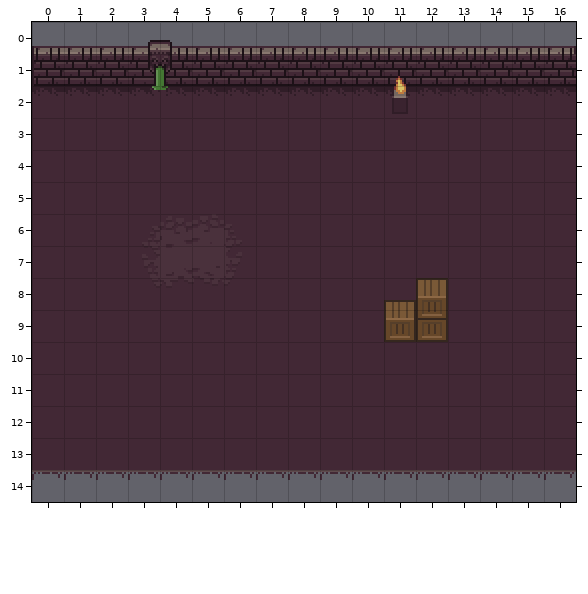
Two states of a Tiled map, res/level.tmx. Above is the file before it was changed.
Cells are 16x16 px. Shown: x 0..16, y 0..14.
And afterwards:
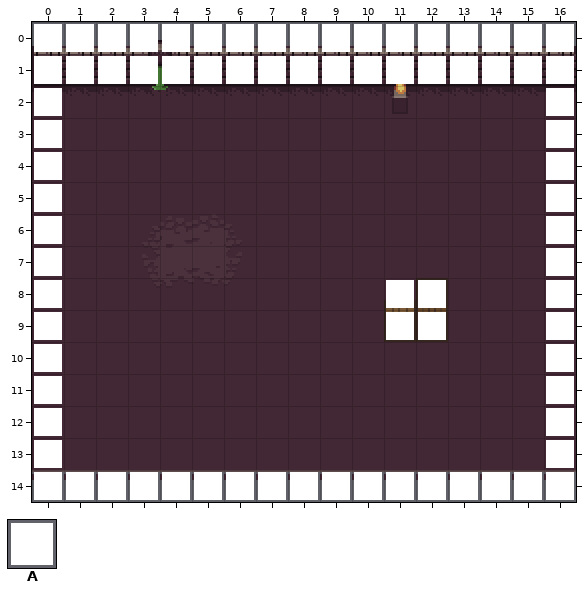
Key: from "main": A 148.
_ is an empty cell.
Tiles of an added or newly shown layer are drawn over the layers below it.
Edits made:
{"where": "layer \"agent mask\" (now shown)"}
{"y":0,"x":0,"old":"_________________","new":"AAAAAAAAAAAAAAAAA"}
{"y":1,"x":0,"old":"_________________","new":"AAAAAAAAAAAAAAAAA"}
{"y":2,"x":0,"old":"_","new":"A"}
{"y":2,"x":16,"old":"_","new":"A"}
{"y":3,"x":0,"old":"_","new":"A"}
{"y":3,"x":16,"old":"_","new":"A"}
{"y":4,"x":0,"old":"_","new":"A"}
{"y":4,"x":16,"old":"_","new":"A"}
{"y":5,"x":0,"old":"_","new":"A"}
{"y":5,"x":16,"old":"_","new":"A"}
{"y":6,"x":0,"old":"_","new":"A"}
{"y":6,"x":16,"old":"_","new":"A"}
{"y":7,"x":0,"old":"_","new":"A"}
{"y":7,"x":16,"old":"_","new":"A"}
{"y":8,"x":0,"old":"_","new":"A"}
{"y":8,"x":11,"old":"__","new":"AA"}
{"y":8,"x":16,"old":"_","new":"A"}
{"y":9,"x":0,"old":"_","new":"A"}
{"y":9,"x":11,"old":"__","new":"AA"}
{"y":9,"x":16,"old":"_","new":"A"}
{"y":10,"x":0,"old":"_","new":"A"}
{"y":10,"x":16,"old":"_","new":"A"}
{"y":11,"x":0,"old":"_","new":"A"}
{"y":11,"x":16,"old":"_","new":"A"}
{"y":12,"x":0,"old":"_","new":"A"}
{"y":12,"x":16,"old":"_","new":"A"}
{"y":13,"x":0,"old":"_","new":"A"}
{"y":13,"x":16,"old":"_","new":"A"}
{"y":14,"x":0,"old":"_________________","new":"AAAAAAAAAAAAAAAAA"}
{"label":"added","picture_box":[34,24,574,500]}
